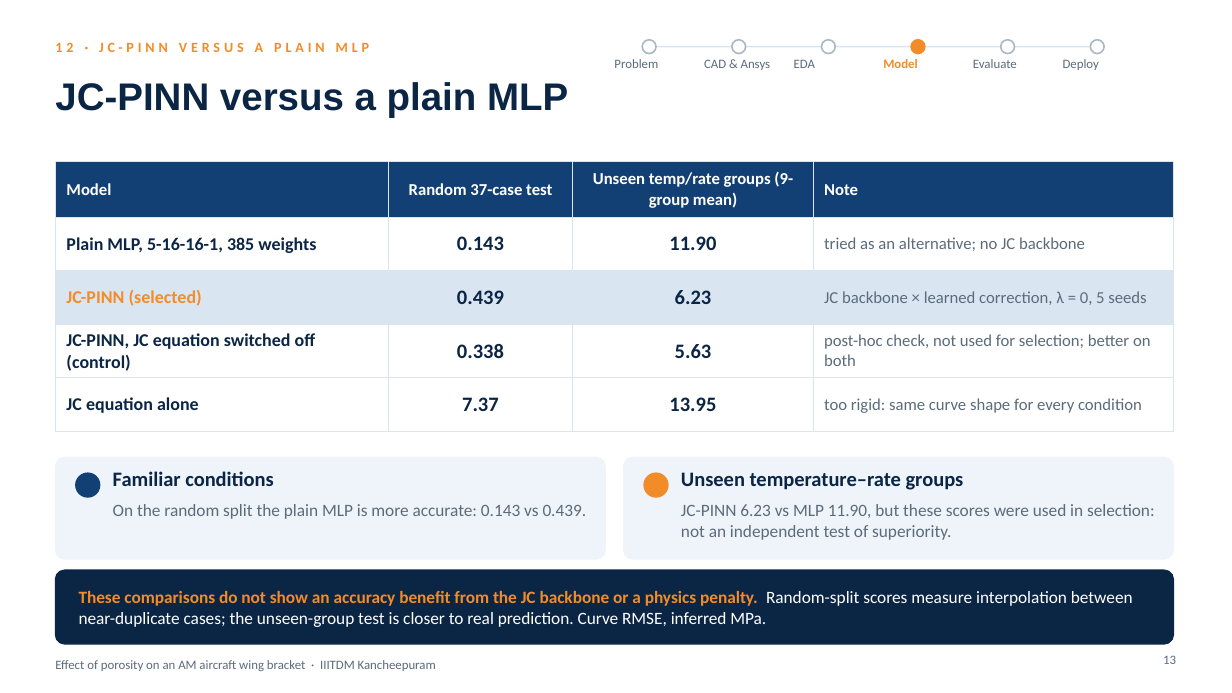
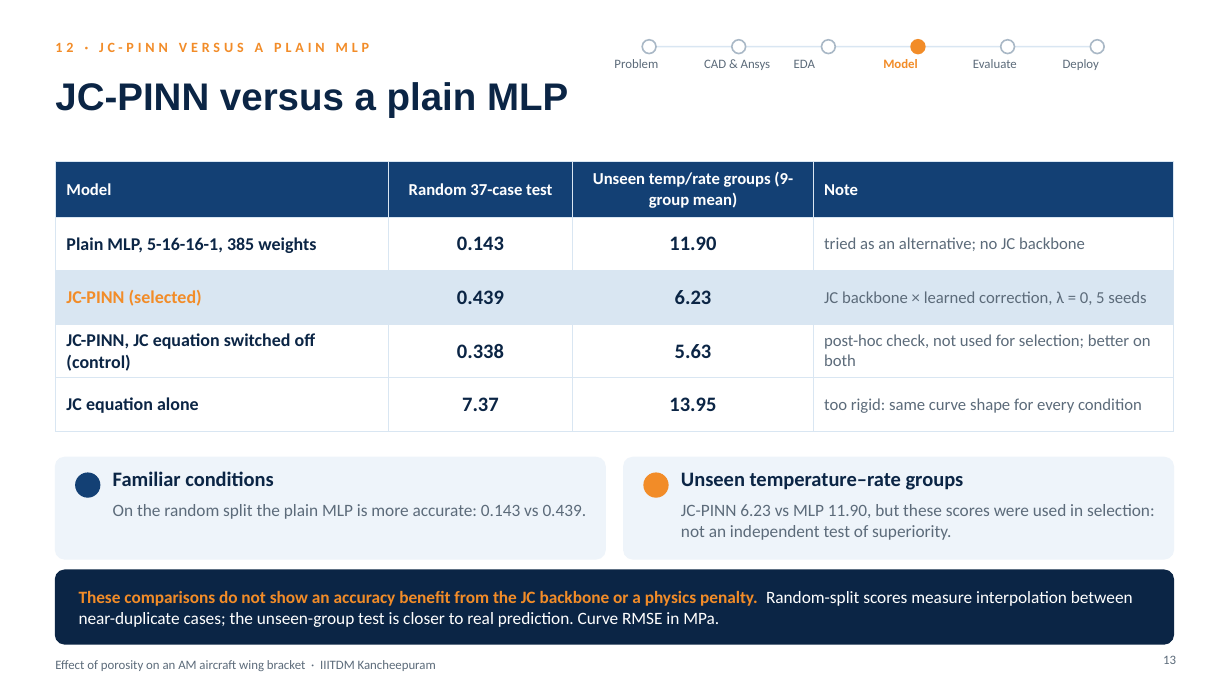
Before and after one commit to SaravananRamar06/MMM-ML, a slide deck: slide 13 of presentation/Final Presentation - Porosity in an AM Wing Bracket (corrected).pptx. Drawn at 1232x693 pixels with LibreOffice and Linux fonts; fonts in the diff are those of the drawing. Boxes give left, top, right and bottom in pixels: in the first picture for what was removed or moved away, otherwise in the second. Text is boxed around its words. In the diff, an @@ line names an element or a change of style, - is before the commit and + after.

```diff
--- a/presentation/Final Presentation - Porosity in an AM Wing Bracket (corrected).pptx
+++ b/presentation/Final Presentation - Porosity in an AM Wing Bracket (corrected).pptx
@@ text at <box>79,591,1133,627</box>: text changed @@
-These comparisons do not show an accuracy benefit from the JC backbone or a physics penalty. Random-split scores measure interpolation between near-duplicate cases; the unseen-group test is closer to real prediction. Curve RMSE, inferred MPa.
+These comparisons do not show an accuracy benefit from the JC backbone or a physics penalty. Random-split scores measure interpolation between near-duplicate cases; the unseen-group test is closer to real prediction. Curve RMSE in MPa.
```
Also in this commit, not shown: 9 other slides changed, 3 slides added, 3 other files.
